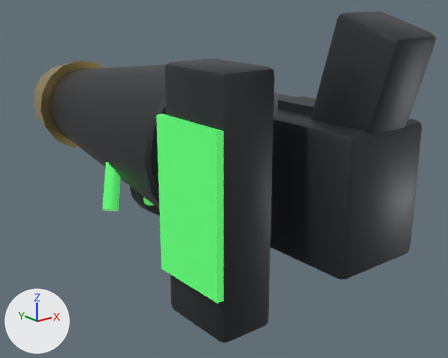
The glTF model assets/games/troll-ops/troll-greencandles/weapons/green_candles/green_candles.glb, before and after one commit.
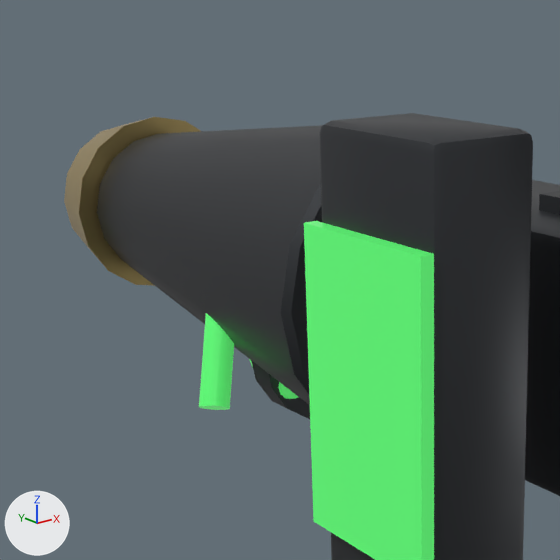
Old and new are each drawn whole from a camera (50 mm lens) standing at (-0.387, -0.387, 0.267) and looking at (0.023, 0.126, 0.062) and again close up on the part from 0% to 64% of the width and 0% to 81% of the height. Lighting does not change. The marker at lower left points along +X, +Y and +Z. The first two pictures are the older version. Vertices at exactly the same position are counted once.

Names of what the first close-up shows: 'GreenCandlesBody'.
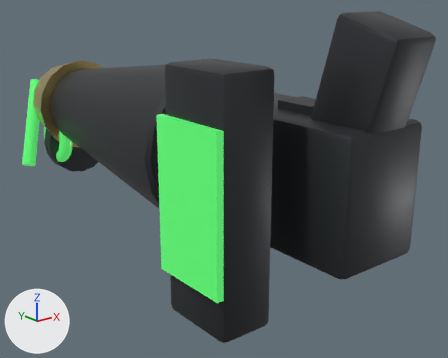
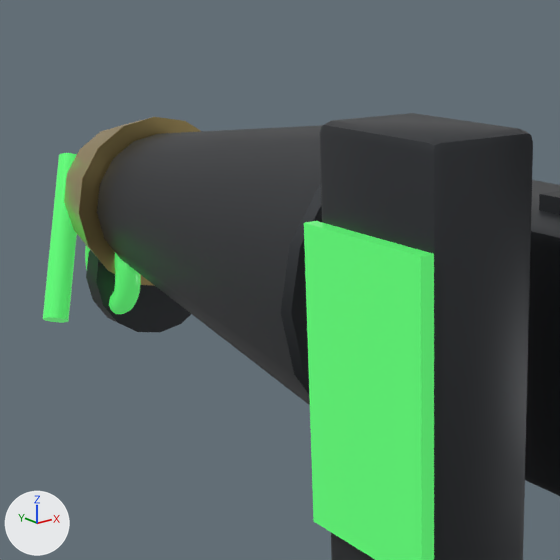
Where the change shows, as pixel boxes [x1, y1, x2, y2] in the close-ups (560 x 560 px; the box of a moved part takes in the faces that stretch with it):
'GreenCandlesBody', reshaped: before [64, 113, 560, 560]; after [43, 113, 560, 560]
part 1 of me_cube, moved or reshaped: before [251, 360, 310, 419]; after [86, 250, 191, 332]
part 2 of me_cube, moved or reshaped: before [199, 313, 234, 410]; after [43, 153, 77, 323]
part 3 of me_cube, moved or reshaped (mostly hidden before): before [249, 359, 298, 399]; after [85, 246, 141, 315]

Edits to the bpy script that builds the scene:
```text
Change me_cube:
    used by ob_greencandlesbody; location = (0.0, 0.0, 0.0)
    remove me_cube.from_pydata(...)  # 952 vertices, 1860 faces; spans x -0.131..0.088, y -0.123..0.465, z 0.0..0.247
    add me_cube.from_pydata(...)  # 952 vertices, 1860 faces; spans x -0.131..0.088, y -0.123..0.495, z 0.0..0.247
    me_cube part 1: the loose piece of 32 vertices spanning x -0.047..0.047, y 0.196..0.214, z 0.004..0.098 is moved by (0.0, 0.236, 0.0)
    me_cube part 2: the loose piece of 32 vertices spanning x -0.083..-0.027, y 0.2..0.259, z 0.02..0.138 is moved by (0.0, 0.236, 0.0)
    me_cube part 3: the loose piece of 576 vertices spanning x -0.039..-0.021, y 0.17..0.24, z 0.022..0.092 is moved by (0.0, 0.236, 0.0)
```
